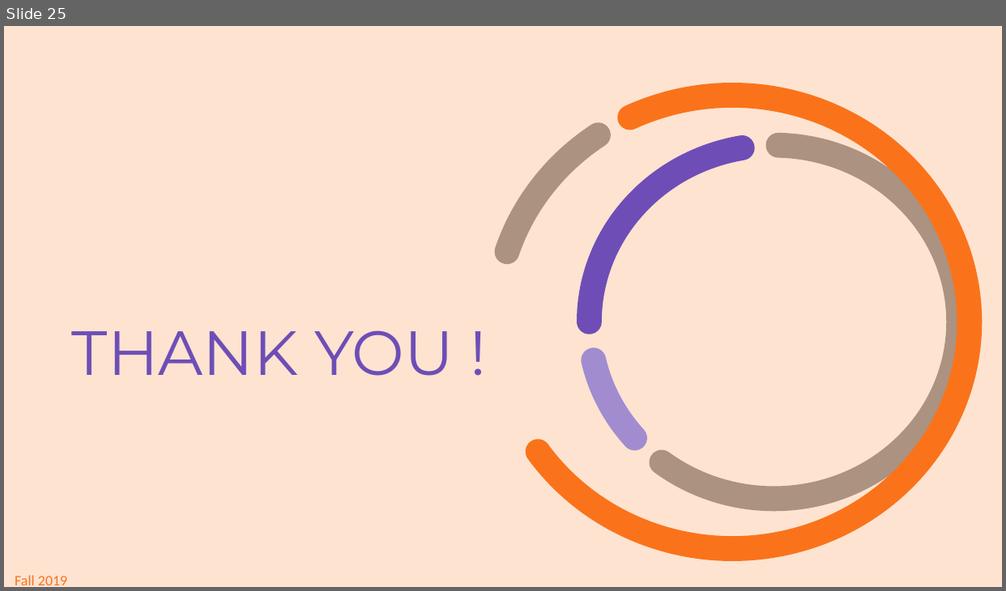
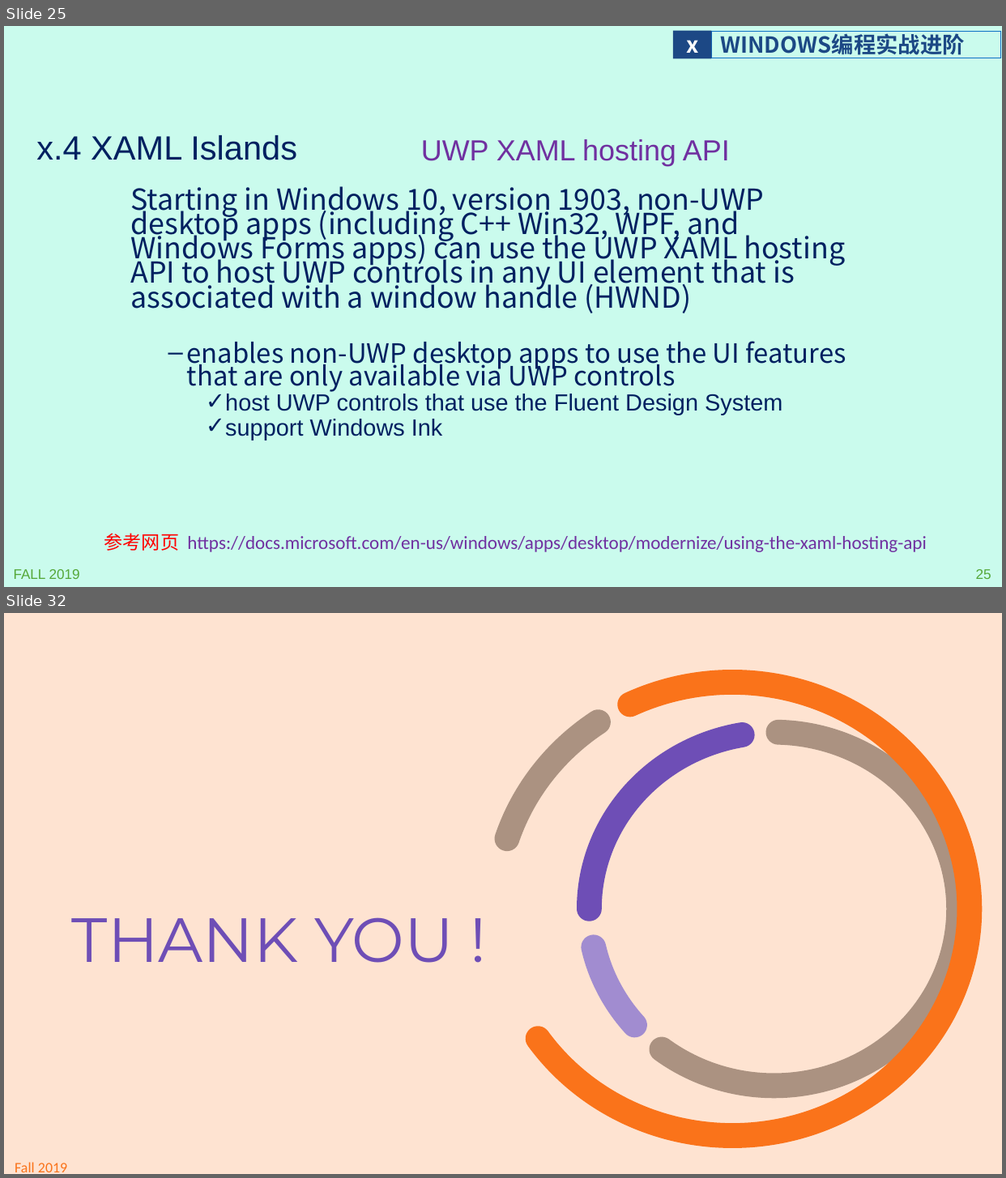
Before and after one commit to programming-windows/ppt, a slide deck: programmingWindows_extra.pptx. Shown one above the other, each under a label of ours: slide 25 before the commit, slides 25 and 32 after it; the slides between them are not shown. The pictures are 1006x591 and 1006x1178 pixels, drawn with LibreOffice and Linux fonts; fonts in the diff are those of the drawing; background and template pictures are left out. Boxes give left, top, right and bottom in pixels: in the first picture for what was removed or moved away, otherwise in the second. Text is boxed around its words. In the diff, an @@ line names an element or a change of style, - is before the commit and + after.

```diff
--- a/programmingWindows_extra.pptx
+++ b/programmingWindows_extra.pptx
@@ slide 25 added at <box>4,26,1002,587</box>, background #CAFBED @@
@@ rectangle added at <box>673,31,712,59</box>, fill #1C4885, 21.3 pt, text #FFFFFF, bold @@
+x
@@ rectangle added at <box>711,31,1000,58</box>, outline #0F6FC6 0.75 pt, 21.3 pt, text #1C4885, bold @@
+WINDOWS编程实战进阶
@@ title added at <box>36,135,297,160</box>, 32.4 pt, text #002060 @@
+x.4 XAML Islands
@@ text added at <box>421,139,730,166</box>, 28 pt, text #7030A0 @@
+UWP XAML hosting API
@@ text added at <box>131,186,846,440</box>, 27.9 pt, text #002060 @@
+Starting in Windows 10, version 1903, non-UWP desktop apps (including C++ Win32, WPF, and Windows Forms apps) can use the UWP XAML hosting API to host UWP controls in any UI element that is associated with a window handle (HWND)
+  – enables non-UWP desktop apps to use the UI features that are only available via UWP controls
+    ✓ host UWP controls that use the Fluent Design System
+    ✓ support Windows Ink
@@ text added at <box>104,533,926,552</box>, 18 pt, text #7030A0 @@
+参考网页 https://docs.microsoft.com/en-us/windows/apps/desktop/modernize/using-the-xaml-hosting-api
@@ text added at <box>14,570,80,579</box>, 13.3 pt, text #55A839 @@
+FALL 2019
@@ page number added at <box>976,570,991,579</box>, 13.3 pt, text #55A839 @@
+25
@@ what was slide 25 is now slide 32 @@
```
Also in this commit, not shown: 2 slides changed, 6 other slides added.
